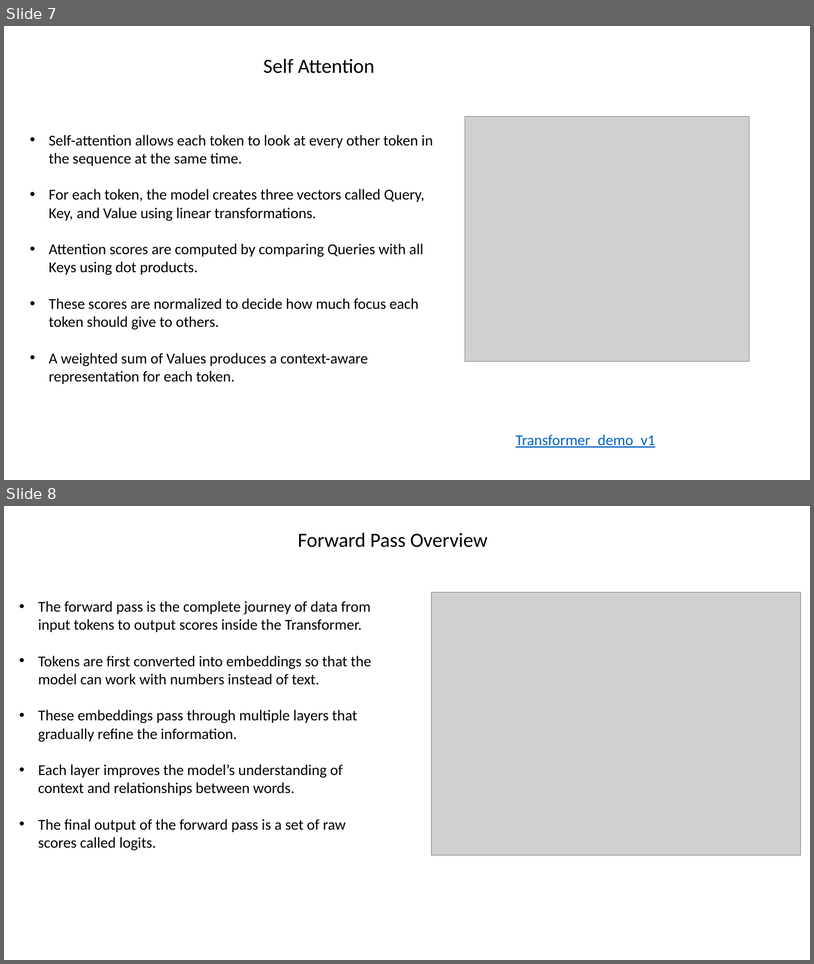
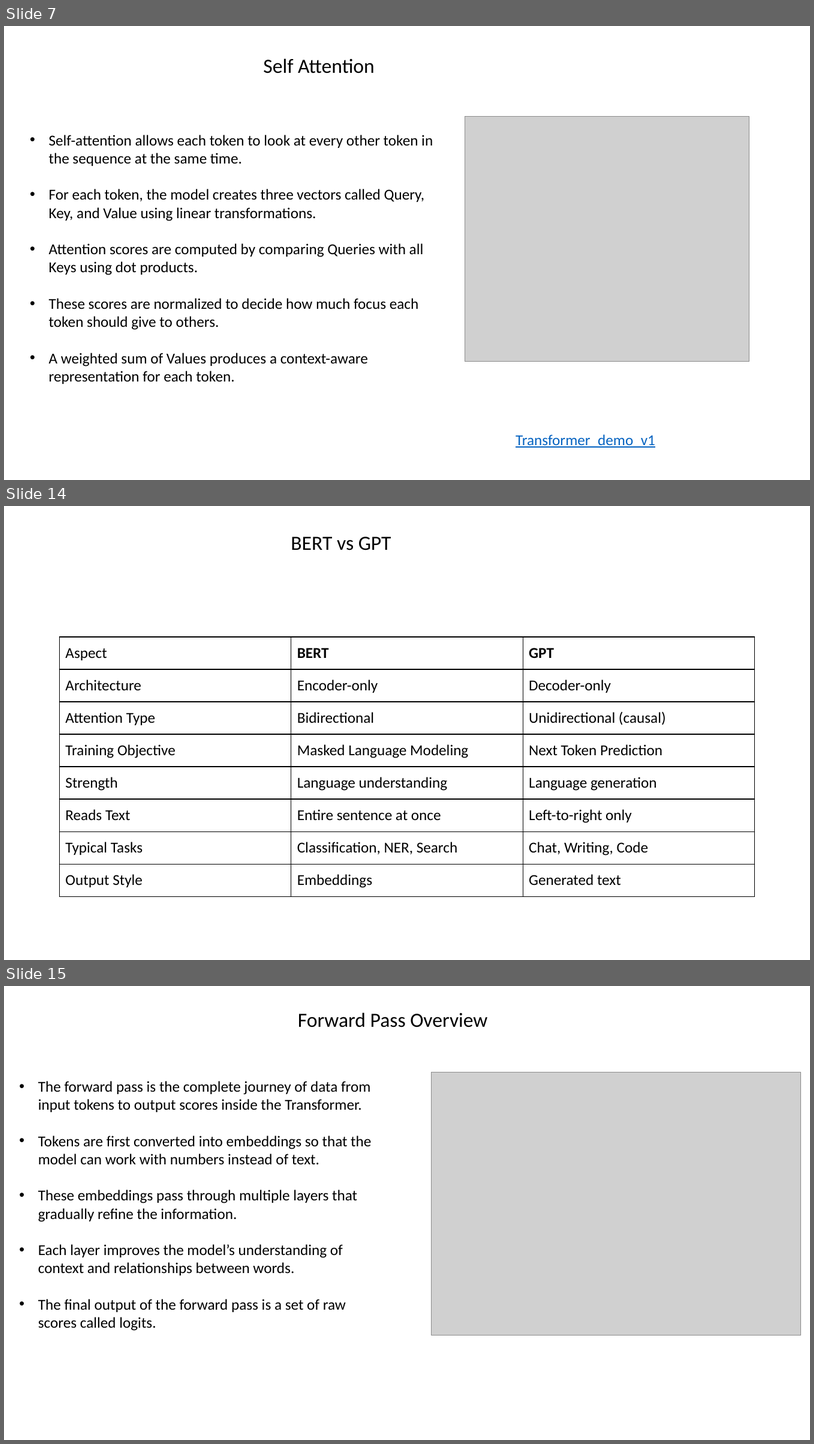
Before and after one commit to varunchach/transformers_demo, a slide deck: Transformers_LLM_Theory.pptx. Shown one above the other, each under a label of ours: slides 7 and 8 before the commit, slides 7, 14 and 15 after it; the slides between them are not shown. The pictures are 814x964 and 814x1444 pixels, drawn with LibreOffice and Linux fonts; fonts in the diff are those of the drawing; grey boxes stand for pictures. Boxes give left, top, right and bottom in pixels: in the first picture for what was removed or moved away, otherwise in the second. Text is boxed around its words. In the diff, an @@ line names an element or a change of style, - is before the commit and + after.

```diff
--- a/Transformers_LLM_Theory.pptx
+++ b/Transformers_LLM_Theory.pptx
@@ slide 14 added at <box>4,506,810,960</box>, background #FFFFFF @@
@@ text added at <box>291,537,392,550</box>, 24 pt, text #000000 @@
+BERT vs GPT
@@ table added at <box>60,637,755,896</box>, 8 rows, 3 columns @@
+Aspect | BERT | GPT
+Architecture | Encoder-only | Decoder-only
+Attention Type | Bidirectional | Unidirectional (causal)
+Training Objective | Masked Language Modeling | Next Token Prediction
+Strength | Language understanding | Language generation
+Reads Text | Entire sentence at once | Left-to-right only
+Typical Tasks | Classification, NER, Search | Chat, Writing, Code
+Output Style | Embeddings | Generated text
@@ what was slide 8 is now slide 15 @@
```
Also in this commit, not shown: 11 other slides added.
